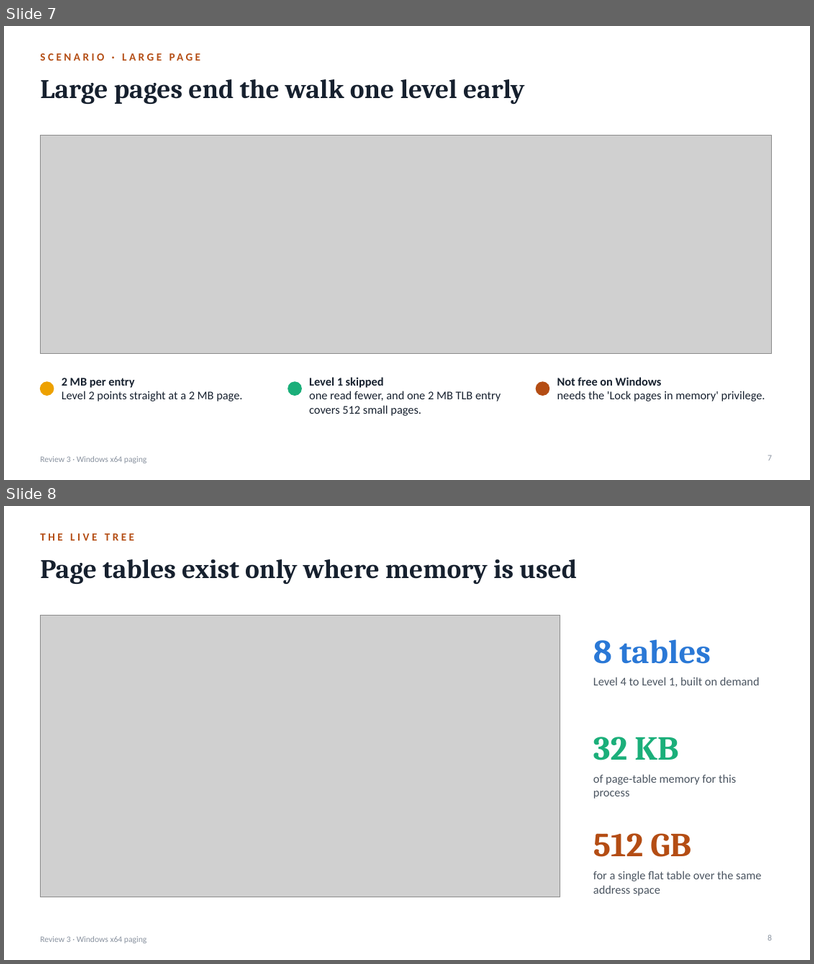
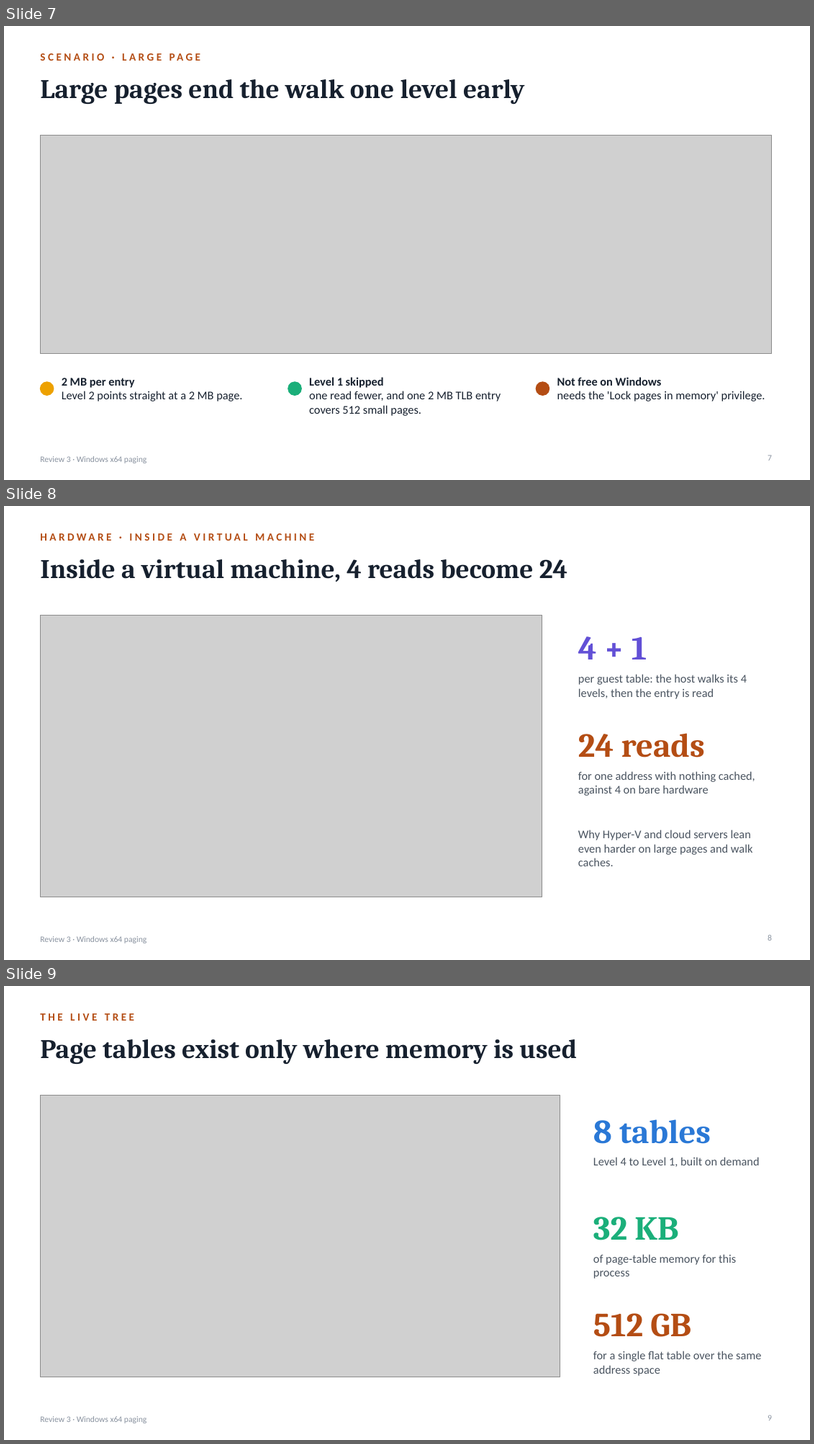
Before and after one commit to AkhileshRegmi/Comparative-Analysis-of-Traditional-and-Modern-Memory-Translation-Architectures, a slide deck: deliverables/review3_changes.pptx. Shown one above the other, each under a label of ours: slides 7 and 8 before the commit, slides 7, 8 and 9 after it. The pictures are 814x964 and 814x1444 pixels, drawn with LibreOffice and Linux fonts; fonts in the diff are those of the drawing; grey boxes stand for pictures. Boxes give left, top, right and bottom in pixels: in the first picture for what was removed or moved away, otherwise in the second. Text is boxed around its words. In the diff, an @@ line names an element or a change of style, - is before the commit and + after.

```diff
--- a/deliverables/review3_changes.pptx
+++ b/deliverables/review3_changes.pptx
@@ slide 8 added at <box>4,506,810,960</box>, background #FFFFFF; not listed: 1 template element that a slide beside it also shows @@
@@ text added at <box>40,533,314,541</box>, 13 pt, text #B44D14, bold @@
+HARDWARE · INSIDE A VIRTUAL MACHINE
@@ title added at <box>40,559,568,582</box>, 32 pt, text #16202E, bold @@
+Inside a virtual machine, 4 reads become 24
@@ picture added at <box>40,615,543,897</box> @@
@@ text added at <box>579,636,647,659</box>, 40 pt, text #6250D6, bold @@
+4 + 1
@@ text added at <box>579,674,747,699</box>, 14 pt, text #4A5460 @@
+per guest table: the host walks its 4 levels, then the entry is read
@@ text added at <box>579,733,705,757</box>, 40 pt, text #B44D14, bold @@
+24 reads
@@ text added at <box>579,771,756,795</box>, 14 pt, text #4A5460 @@
+for one address with nothing cached, against 4 on bare hardware
@@ text added at <box>579,829,754,866</box>, 14 pt, text #4A5460 @@
+Why Hyper-V and cloud servers lean even harder on large pages and walk caches.
@@ page number added at <box>768,934,772,940</box>, 10 pt, text #8A93A0 @@
+8
@@ what was slide 8 is now slide 9 @@
```
Also in this commit, not shown: 4 slides changed, 1 other slide added, 4 other files.
